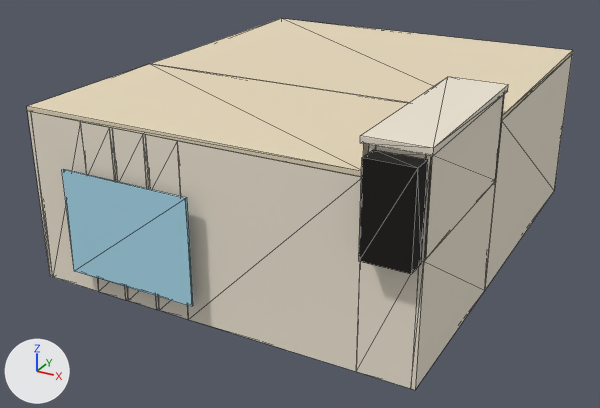
The glTF model models/room_living.glb, before and after one commit.
Camera for both pictures: a camera (50 mm lens) standing at (9.9, -25.79, 10.49) and looking at (-0.4, -7.06, 1.12). The lights are fixed; the arrows at lower left show +X, +Y and +Z. The first picture is the older version. Mesh edges are drawn as thin lines. Vertices at exactly the same position are counted once.

Objects in the first picture: 'CEILING', 'SHAFT', 'STAIRWELL', 'VIEW_window', 'WALLS'.
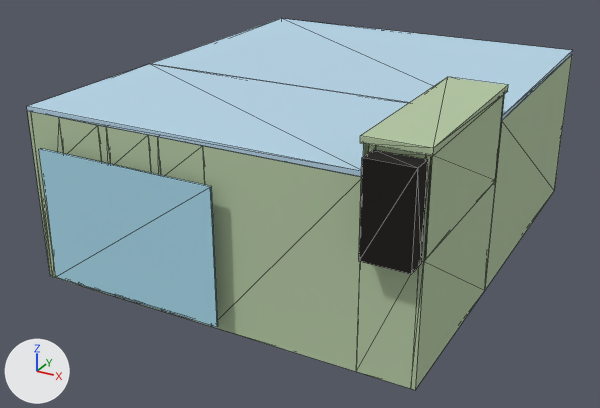
Boxes [x1, y1, x2, y2] around the edits, measured in the pictures (600 x 408 px; the box of a moved part takes in the faces that stretch with it):
'CEILING', recoloured (beige to blue)
    both: [27, 18, 573, 177]
'VIEW_window', rescaled (36% wider, 29% taller)
    before: [62, 169, 193, 307]
    after: [39, 149, 218, 327]
'SHAFT', recoloured (pale yellow to green)
    both: [360, 77, 508, 262]
part 1 of me_mesh_3, moved or reshaped
    both: [31, 112, 361, 371]
part 2 of me_mesh_3, recoloured (pale yellow to green)
    both: [28, 55, 572, 390]

Patch to the scene script:
```diff
--- a/models/room_living.glb.py
+++ b/models/room_living.glb.py
@@ mat_mat_wall_interior @@
+mat_mat_wall_interior = principled_material('MAT_wall_interior')
+mat_mat_wall_interior.base_color = (0.462, 0.584, 0.371)  # green #b5c9a4
+mat_mat_wall_interior.roughness = 1.0
@@ mat_mat_ceiling_interior @@
+mat_mat_ceiling_interior = principled_material('MAT_ceiling_interior')
+mat_mat_ceiling_interior.base_color = (0.474, 0.672, 0.807)  # blue #b7d6e8
+mat_mat_ceiling_interior.roughness = 1.0
@@ me_mesh_3 @@
 # used by ob_walls; location = (0.0, 0.0, 0.0)
-me_mesh_3.from_pydata(...)  # 192 vertices, 396 faces; spans x -5.1..5.1, y -12.1..0.1, z 0.0..4.5
+me_mesh_3.from_pydata(...)  # 272 vertices, 564 faces; spans x -5.1..5.1, y -12.1..0.1, z 0.0..4.5
+# me_mesh_3 part 1: 96 vertices moved from x -3.43..-0.67, y -12.1..-12.0, z 0.0..4.5 to x -4.1..0.0, y -12.1..-12.0, z 0.0..4.5; 24 vertices removed from x -3.43..-0.67, y -12.1..-12.0, z 2.8..2.95; 24 vertices added at x -4.1..0.0, y -12.1..-12.0, z 3.2..3.35
+# me_mesh_3 part 2: 268 faces spanning x -5.1..5.1, y -12.1..0.1, z 0.0..4.5 switch from mat_mat_wall (pale yellow #ede4d3) to mat_mat_wall_interior (green #b5c9a4)
+# other edits to the shape of me_mesh_3 do not show in these pictures
@@ me_mesh_4 @@
 me_mesh_4.from_pydata(...)  # 14 vertices, 24 faces; spans x -5.1..5.1, y -12.1..0.1, z 4.5..4.62
-me_mesh_4.materials.append(mat_mat_ceiling)  # beige #e7d9bc
+me_mesh_4.materials.append(mat_mat_ceiling_interior)  # blue #b7d6e8
@@ me_mesh_5 @@
 me_mesh_5.from_pydata(...)  # 42 vertices, 82 faces; spans x 3.7..5.15, y -12.15..-7.3, z 3.0..5.35
-me_mesh_5.materials.append(mat_mat_wall)  # pale yellow #ede4d3
+me_mesh_5.materials.append(mat_mat_wall_interior)  # green #b5c9a4
@@ me_mesh_8 @@
 # used by ob_view_window; location = (0.0, 0.0, 0.0)
-me_mesh_8.from_pydata(...)  # 8 vertices, 12 faces; spans x -3.84..-0.26, y -12.46..-12.4, z 0.65..3.35
+me_mesh_8.from_pydata(...)  # 8 vertices, 12 faces; spans x -4.5..0.4, y -12.46..-12.4, z 0.3..3.75
+# me_mesh_8 part 3: the whole mesh is scaled about its middle by (1.37, 1, 1.28), then moved by (0.0, 0.0, 0.03)
 me_mesh_8.materials.append(mat_mat_window_view)
```
